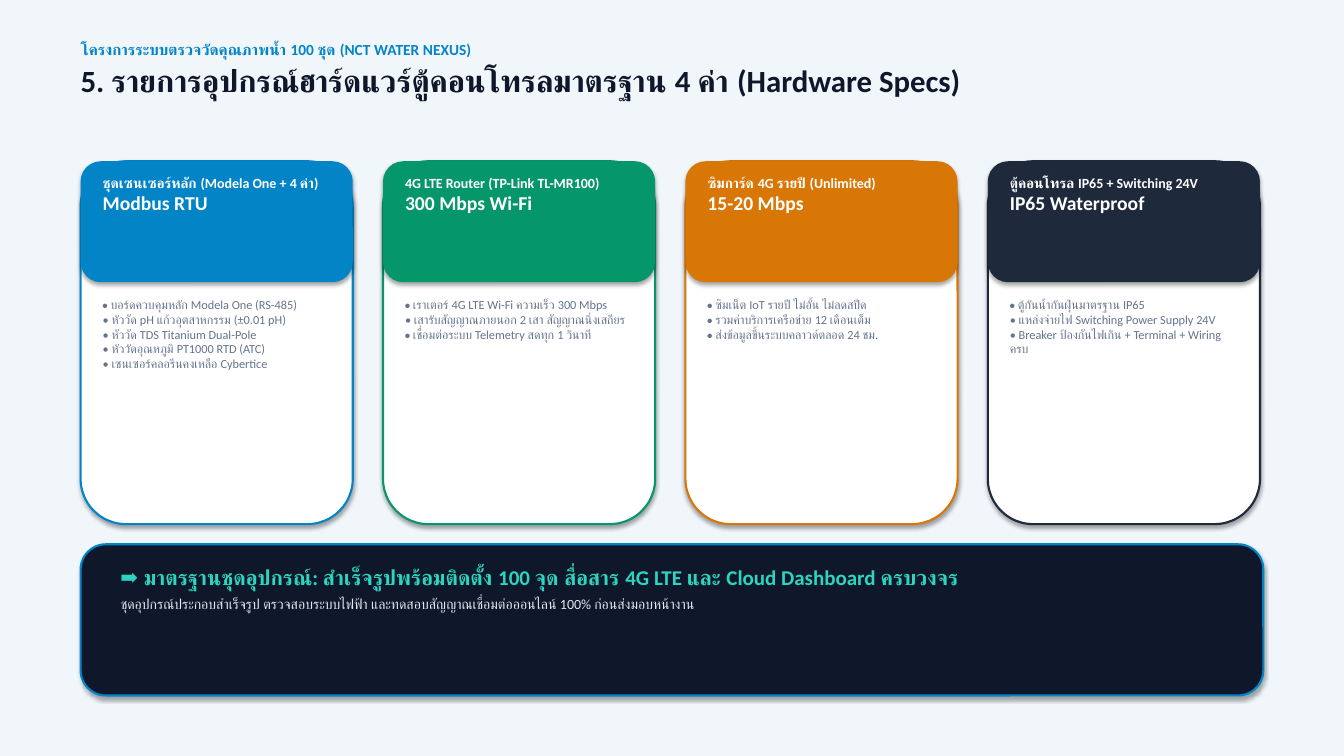
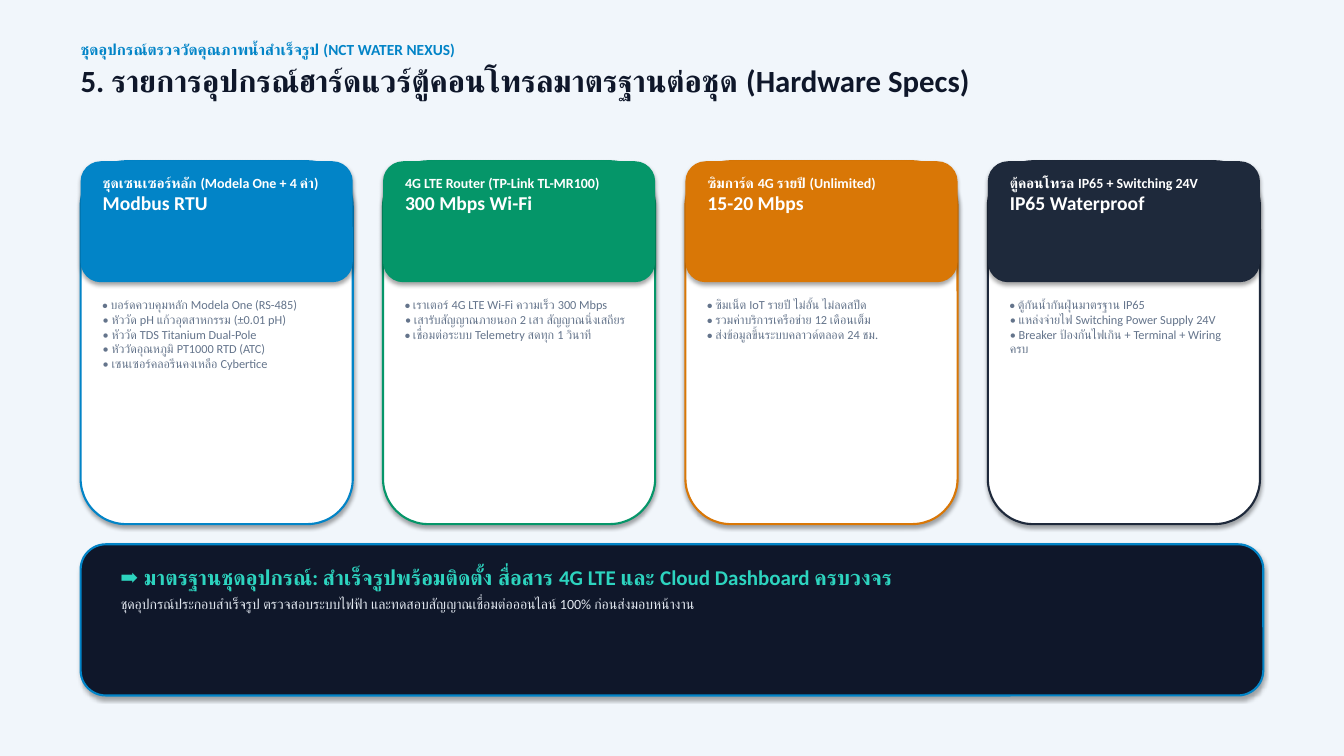
Before and after one commit to WoobWarb/nct-water-nexus, a slide deck: slide 6 of NCT_Water_Nexus_Report_and_Pricing.pptx. Drawn at 1344x756 pixels with LibreOffice and Linux fonts; fonts in the diff are those of the drawing. Boxes give left, top, right and bottom in pixels: in the first picture for what was removed or moved away, otherwise in the second. Text is boxed around its words. In the diff, an @@ line names an element or a change of style, - is before the commit and + after.

```diff
--- a/NCT_Water_Nexus_Report_and_Pricing.pptx
+++ b/NCT_Water_Nexus_Report_and_Pricing.pptx
@@ text at (x1=81, y1=43, x2=969, y2=101): text changed @@
-โครงการระบบตรวจวัดคุณภาพน้ำ 100 ชุด (NCT WATER NEXUS)
-5. รายการอุปกรณ์ฮาร์ดแวร์ตู้คอนโทรลมาตรฐาน 4 ค่า (Hardware Specs)
+ชุดอุปกรณ์ตรวจวัดคุณภาพน้ำสำเร็จรูป (NCT WATER NEXUS)
+5. รายการอุปกรณ์ฮาร์ดแวร์ตู้คอนโทรลมาตรฐานต่อชุด (Hardware Specs)
@@ text at (x1=121, y1=568, x2=892, y2=591): text changed @@
-➡️ มาตรฐานชุดอุปกรณ์: สำเร็จรูปพร้อมติดตั้ง 100 จุด สื่อสาร 4G LTE และ Cloud Dashboard ครบวงจร
+➡️ มาตรฐานชุดอุปกรณ์: สำเร็จรูปพร้อมติดตั้ง สื่อสาร 4G LTE และ Cloud Dashboard ครบวงจร
```
Also in this commit, not shown: 7 other slides changed, 9 other files.
